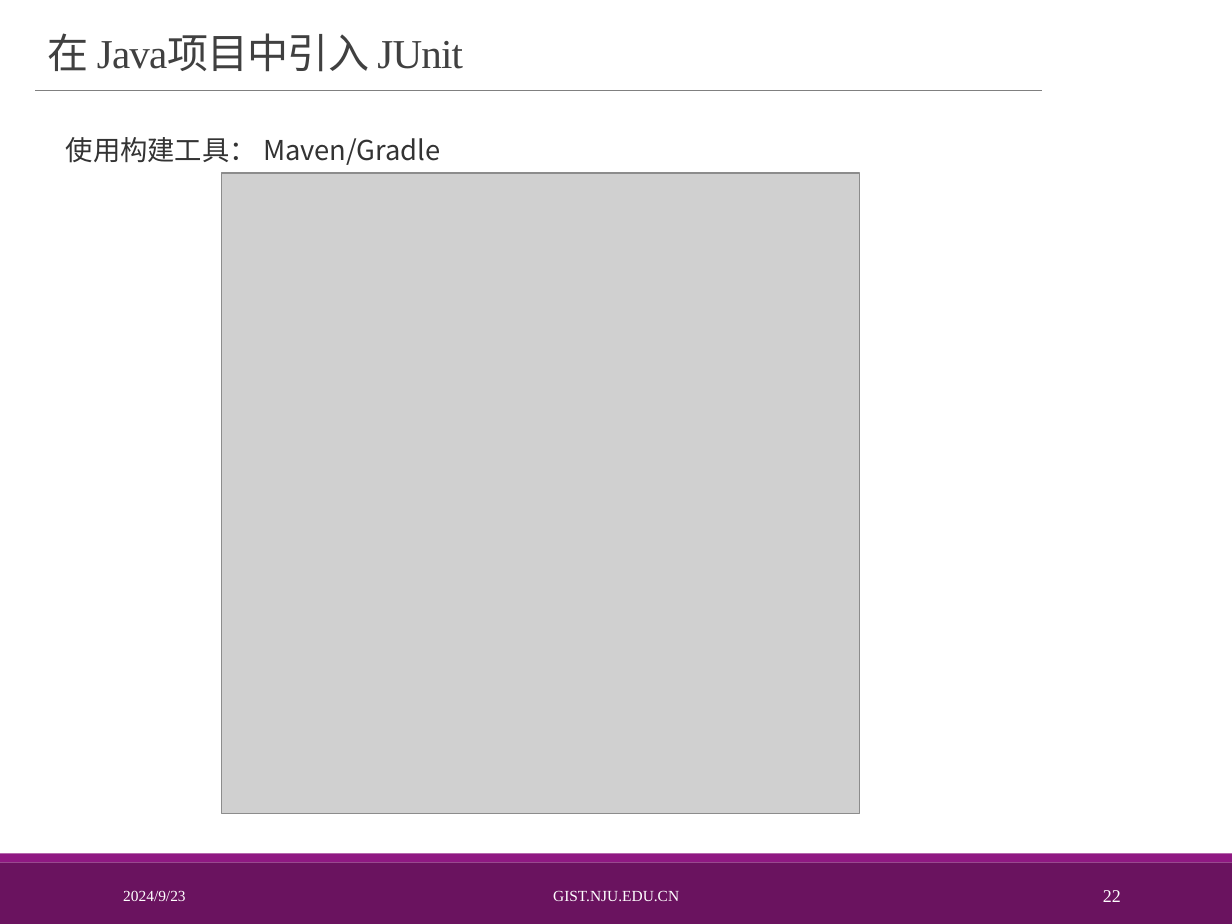
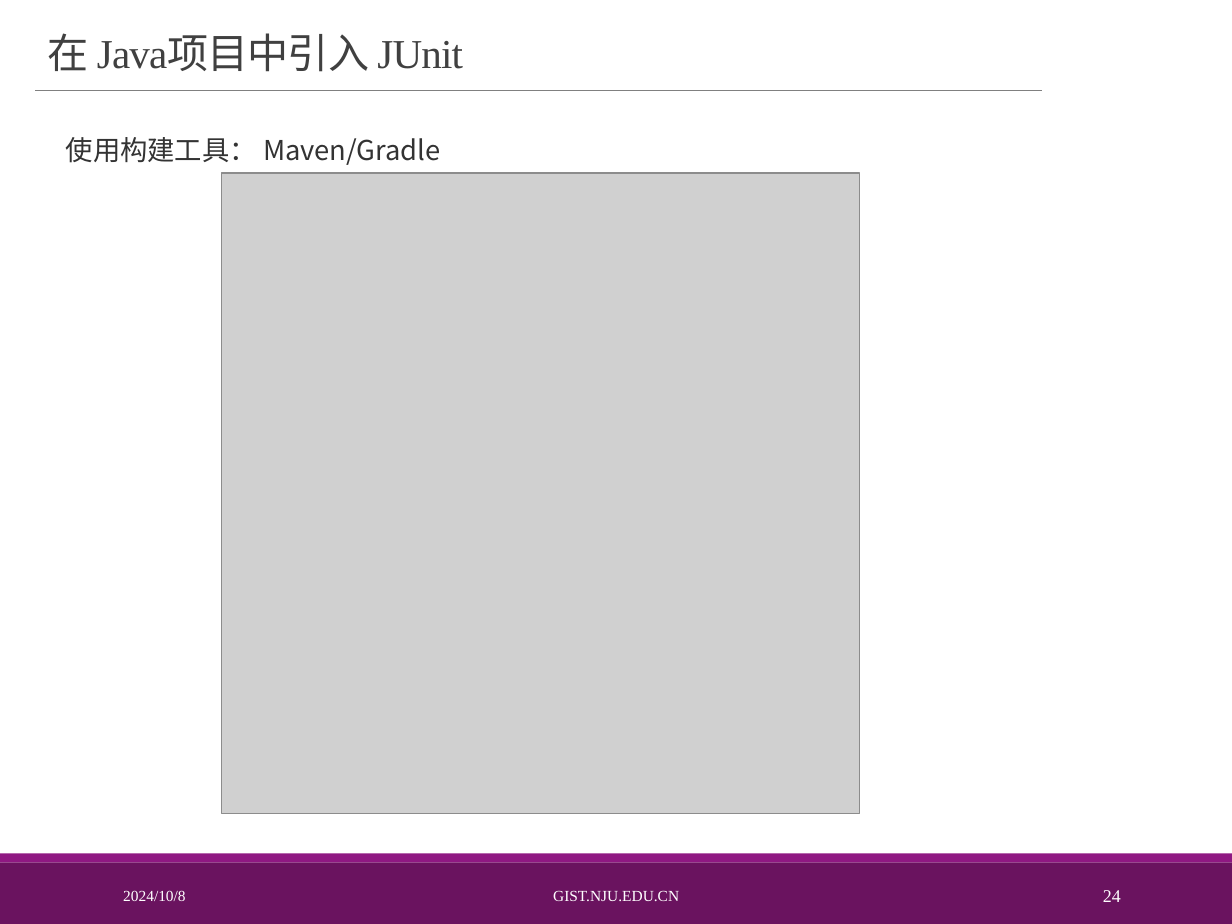
Before and after one commit to baoheipojis/softwareTestingExperiment, a slide deck: slide 24 of 软件测试实验1 2.pptx (slide 22 before the commit). Drawn at 1232x924 pixels with LibreOffice and Linux fonts; fonts in the diff are those of the drawing; grey boxes stand for pictures; background and template pictures are left out. Boxes give left, top, right and bottom in pixels: in the first picture for what was removed or moved away, otherwise in the second. Text is boxed around its words. In the diff, an @@ line names an element or a change of style, - is before the commit and + after.

```diff
--- a/软件测试实验1 2.pptx
+++ b/软件测试实验1 2.pptx
@@ text at [123, 890, 185, 901]: text changed @@
-2024/9/23
+2024/10/8
@@ page number at [1103, 890, 1121, 902]: text changed @@
-22
+24
```
Also in this commit, not shown: 23 other slides changed, 6 slides added, 11 other files.
